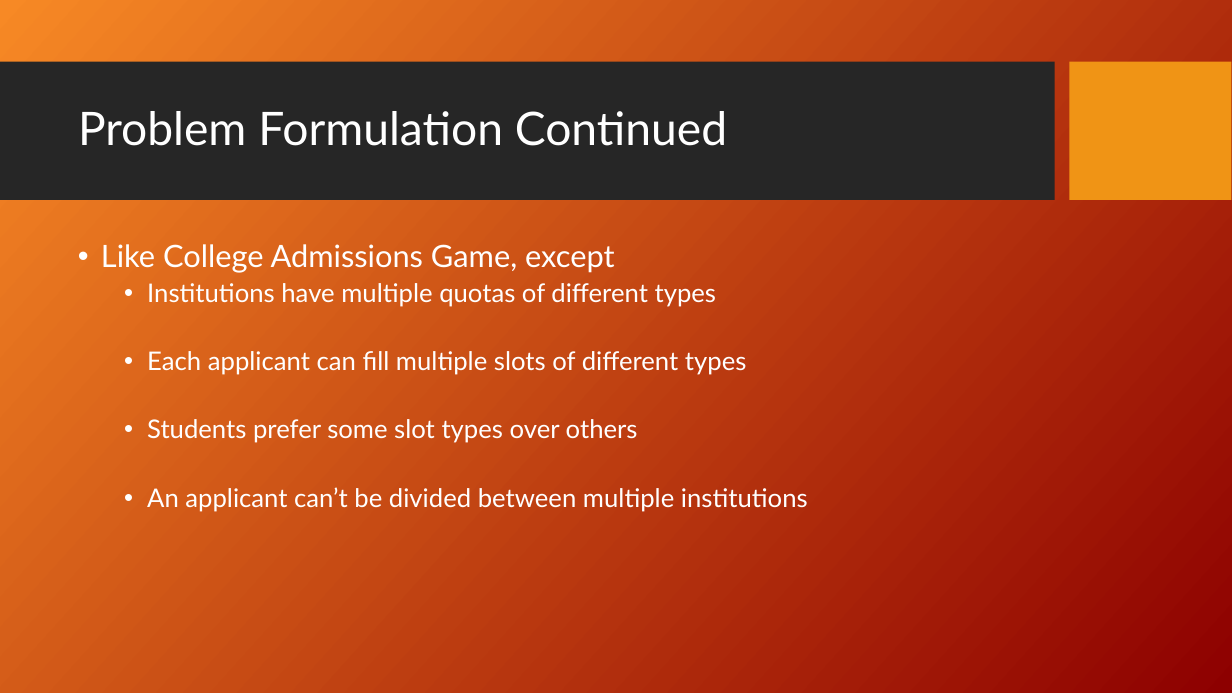
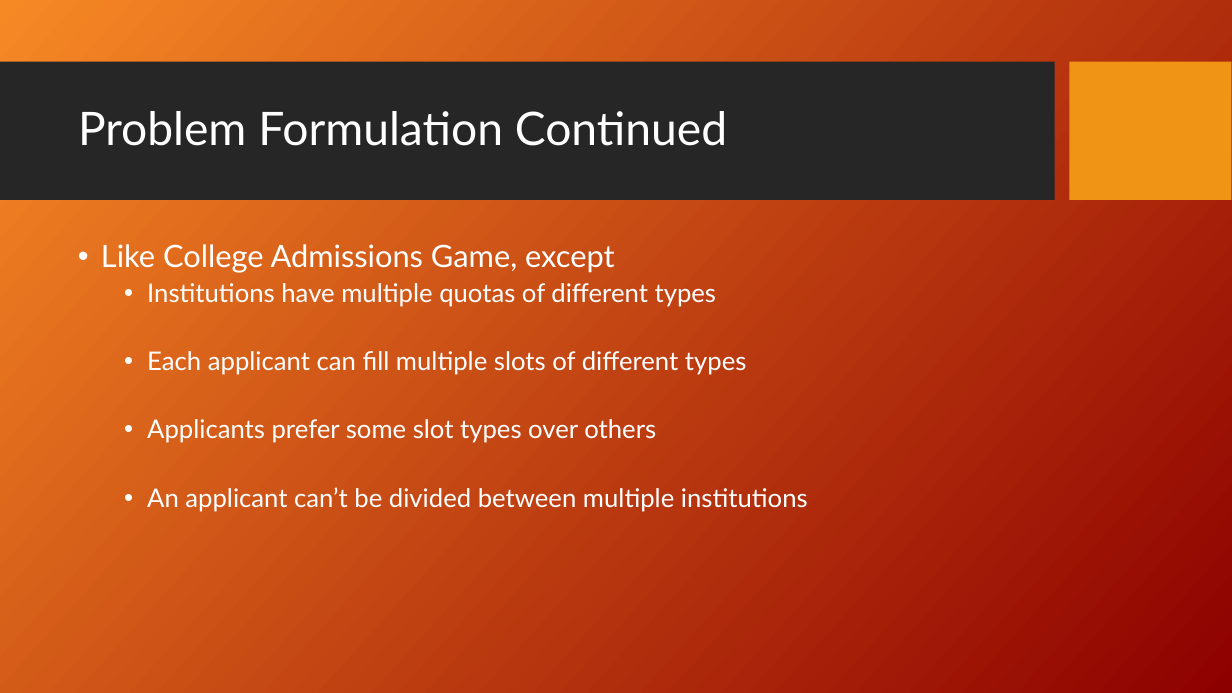
Before and after one commit to fmromano/GameTheoryProject, a slide deck: slide 5 of Paper/MatchingJobsPresentation_KH_FR_FinalV1.ppt. Drawn at 1232x693 pixels with LibreOffice and Linux fonts; fonts in the diff are those of the drawing; background and template pictures are left out. Boxes give left, top, right and bottom in pixels: in the first picture for what was removed or moved away, otherwise in the second. Text is boxed around its words. In the diff, an @@ line names an element or a change of style, - is before the commit and + after.

```diff
--- a/Paper/MatchingJobsPresentation_KH_FR_FinalV1.ppt
+++ b/Paper/MatchingJobsPresentation_KH_FR_FinalV1.ppt
@@ text at [147,419,656,443]: text changed @@
-  • Students prefer some slot types over others
+  • Applicants prefer some slot types over others
```
Also in this commit, not shown: 3 other slides changed, 1 other file.
